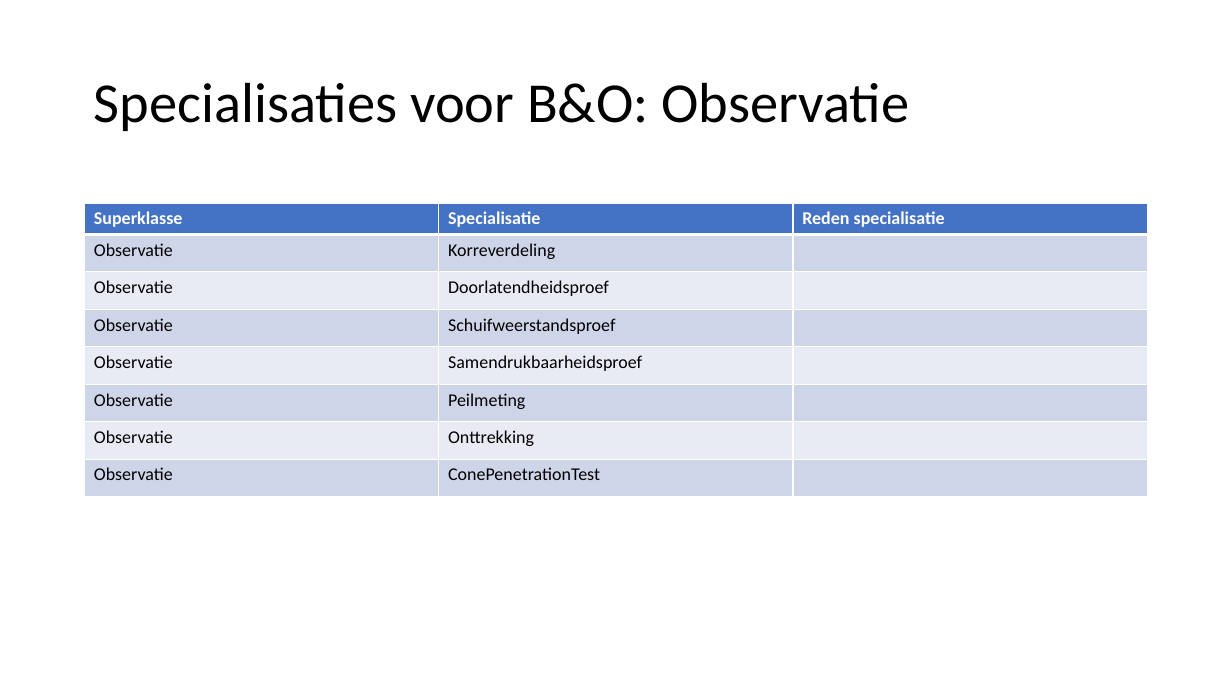
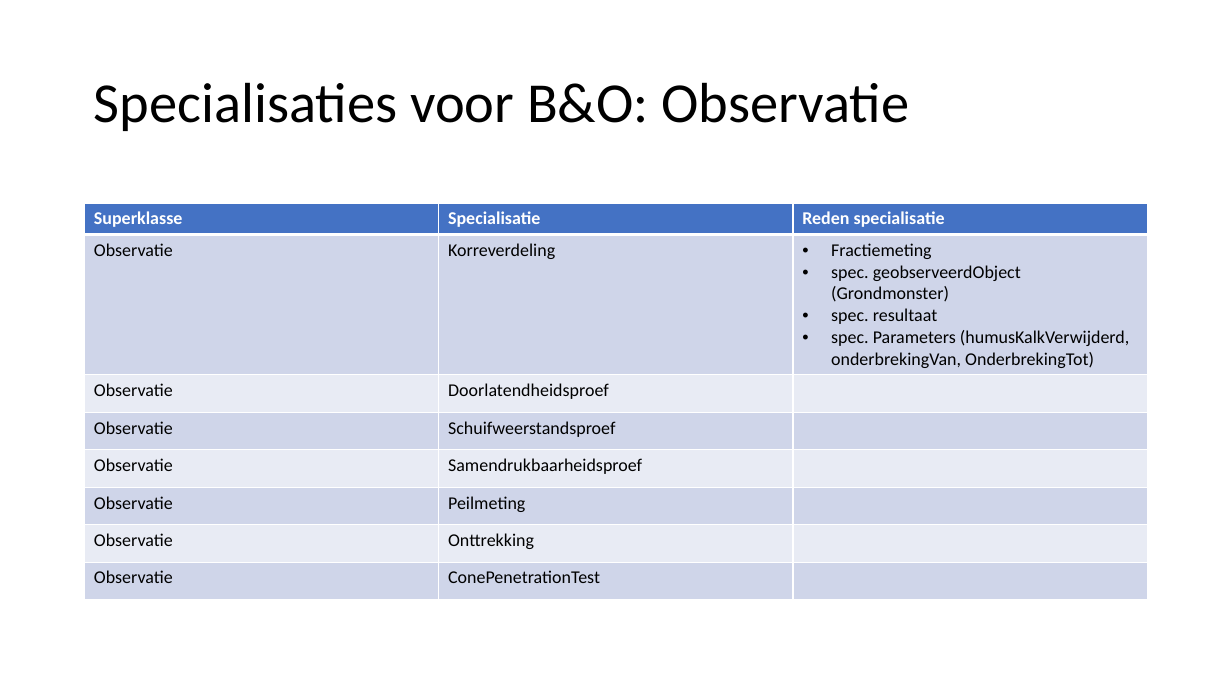
Before and after one commit to Informatievlaanderen/OSLOthema-bodemEnOndergrond, a slide deck: slide 24 of resources/consolidatie/WerkgroepConsolidatie20210531.pptx (slide 23 before the commit). Drawn at 1232x693 pixels with LibreOffice and Linux fonts; fonts in the diff are those of the drawing. Boxes give left, top, right and bottom in pixels: in the first picture for what was removed or moved away, otherwise in the second. Text is boxed around its words. In the diff, an @@ line names an element or a change of style, - is before the commit and + after.

```diff
--- a/resources/consolidatie/WerkgroepConsolidatie20210531.pptx
+++ b/resources/consolidatie/WerkgroepConsolidatie20210531.pptx
@@ table at [85, 203, 1147, 598] @@
-row 2, column 3: 
+row 2, column 3: Fractiemeting / spec. geobserveerdObject (Grondmonster) / spec. resultaat / spec. Parameters (humusKalkVerwijderd, onderbrekingVan, OnderbrekingTot)
```
Also in this commit, not shown: 8 other slides changed, 9 slides added, 2 slides removed.
